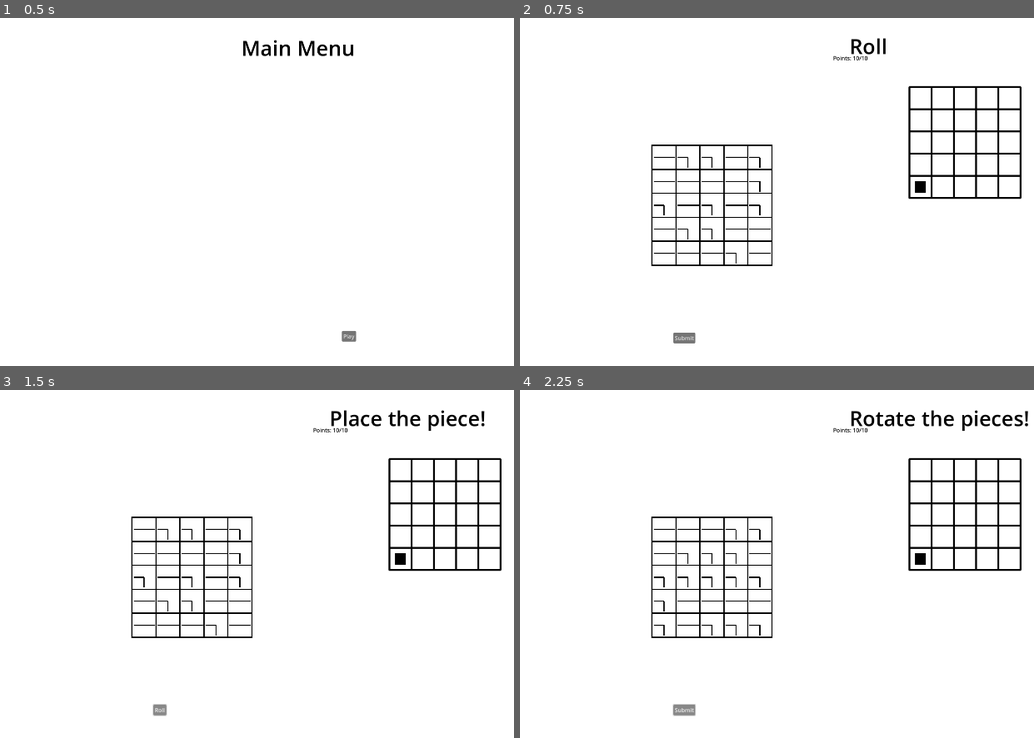
Above: before the commit, frames 1-4 (two rows, left to right).
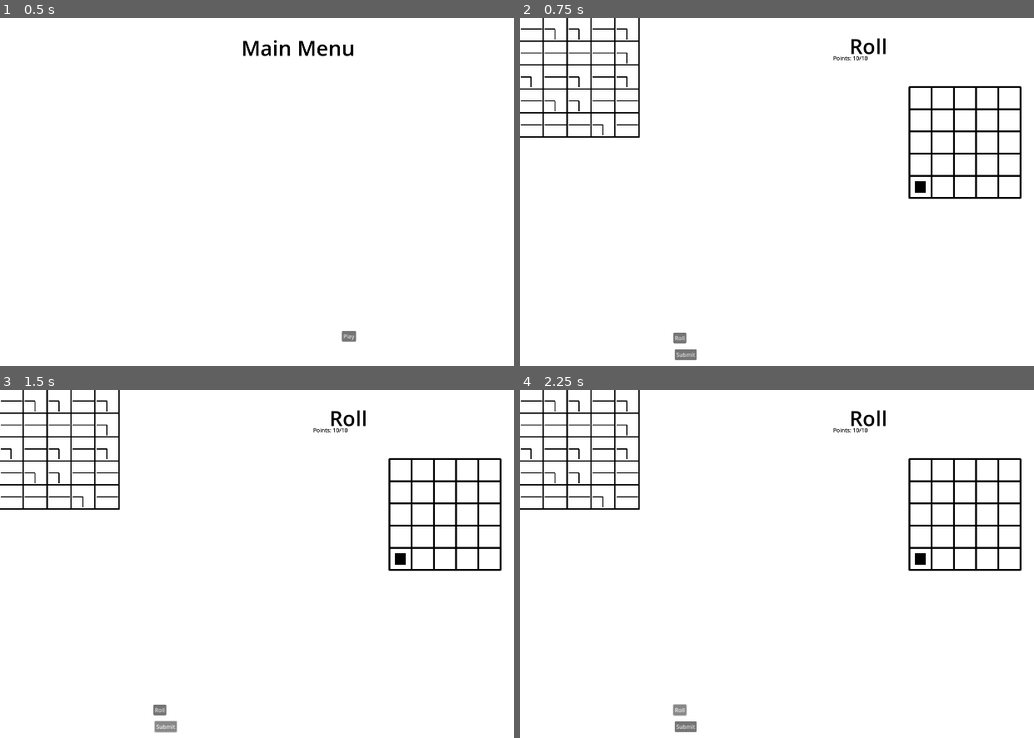
Above: after the commit, the same moments.

Repository: Peachball/gmtk-2025
Game: Godot game, scene res://scenes/menu.tscn
Two runs of this game, one before a commit and one after it. Both use one fixed random seed, a clock stepped at 60 frames per second and the inputs below.
Inputs:
- Up to frame 1 (0.5 s): no input
- Up to frame 2 (0.75 s): click "Play" at 0.5 s
- Up to frame 3 (1.5 s): click "Submit" at 1.25 s
- Up to frame 4 (2.25 s): click "Roll" at 2 s

Frame 1 is identical in both runs. In frame 2, 3.4% of the frame differs, in the area x 0-50%, y 0-99%; in frame 3, 3.9%; in frame 4, 4.0%, in the area x 0-99%, y 0-99%.

Commit message:
Enable holding tiles

Diff:
--- a/objects/slot_machine.gd
+++ b/objects/slot_machine.gd
@@ -21,4 +21,4 @@
 			var pos_y := row * (tile_size + tile_spacing)
 
 			tile.position = Vector2(pos_x, pos_y)
-			add_child(tile)
+			$Tiles.add_child(tile)
--- a/objects/slot_machine.tscn
+++ b/objects/slot_machine.tscn
@@ -1,8 +1,10 @@
 [gd_scene load_steps=3 format=3 uid="uid://jjl5ordimcp4"]
 
-[ext_resource type="Script" path="res://objects/slot_machine.gd" id="1_q8r2u"]
+[ext_resource type="Script" uid="uid://br6tw46pbrgit" path="res://objects/slot_machine.gd" id="1_q8r2u"]
 [ext_resource type="PackedScene" uid="uid://dbeekhwtd32r0" path="res://objects/tile.tscn" id="2_y5krj"]
 
 [node name="SlotMachine" type="Node2D"]
 script = ExtResource("1_q8r2u")
 tile_scene = ExtResource("2_y5krj")
+
+[node name="Tiles" type="Node2D" parent="."]
--- a/objects/tile.gd
+++ b/objects/tile.gd
@@ -7,6 +7,7 @@
 var end := Vector2(Constant.TILE_WIDTH - inset, Constant.TILE_WIDTH / 2)
 var line_thickness := 3
 var inset := 2
+var allow_rotate := true
 
 func _ready() -> void:
 	start = Vector2(inset, Constant.TILE_WIDTH / 2)
@@ -45,7 +46,7 @@
 	queue_redraw()
 
 func _input(event: InputEvent) -> void:
-	if event is InputEventMouseButton and event.pressed:
+	if event is InputEventMouseButton and event.pressed and allow_rotate:
 		var local_mouse_pos = to_local(event.position)
 		var tile_rect = Rect2(Vector2.ZERO, Vector2(Constant.TILE_WIDTH, Constant.TILE_WIDTH))
 
--- a/scenes/level.gd
+++ b/scenes/level.gd
@@ -28,6 +28,9 @@
 	player_action = SLOT_MACHINE_PREROLL
 	rolled = true
 
+func _process(delta: float) -> void:
+	if $HeldTiles.get_child_count() != 0:
+		$HeldTiles.position = get_viewport().get_mouse_position()
 
 func _on_roll_submit_button_pressed() -> void:
 	if rolled:
--- a/scenes/level.tscn
+++ b/scenes/level.tscn
@@ -9,16 +9,23 @@
 metadata/_edit_lock_ = true
 
 [node name="SlotMachine" parent="." instance=ExtResource("2_w8frs")]
-position = Vector2(383, 370)
 
 [node name="WorldMap" parent="." instance=ExtResource("3_mx8sn")]
 position = Vector2(1122, 199)
 
-[node name="RollSubmitButton" type="Button" parent="."]
+[node name="RollButton" type="Button" parent="."]
 offset_left = 442.0
 offset_top = 907.0
 offset_right = 479.0
 offset_bottom = 938.0
+text = "Roll"
+metadata/_edit_lock_ = true
+
+[node name="SubmitButton" type="Button" parent="."]
+offset_left = 446.0
+offset_top = 955.0
+offset_right = 509.0
+offset_bottom = 986.0
 text = "Submit"
 metadata/_edit_lock_ = true
 
@@ -39,4 +46,7 @@
 theme_override_font_sizes/font_size = 60
 text = "Roll"
 
-[connection signal="pressed" from="RollSubmitButton" to="." method="_on_roll_submit_button_pressed"]
+[node name="HeldTiles" type="Node2D" parent="."]
+
+[connection signal="pressed" from="RollButton" to="." method="_on_roll_button_pressed"]
+[connection signal="pressed" from="SubmitButton" to="." method="_on_submit_button_pressed"]
